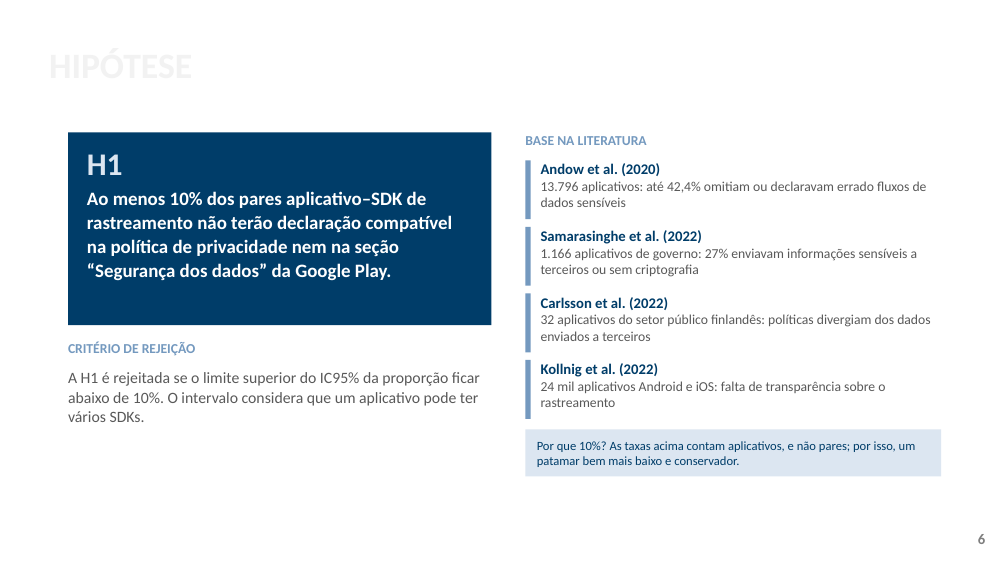
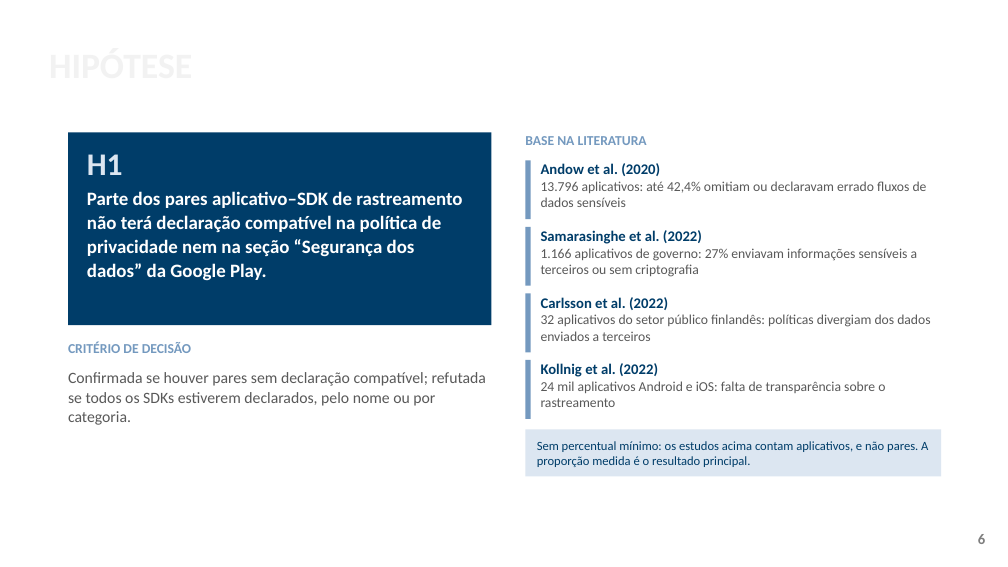
Before and after one commit to ClaudioAMF1/TCC, a slide deck: slide 6 of tcc/apresentacao/apresentacao-defesa-final.pptx. Drawn at 1008x567 pixels with LibreOffice and Linux fonts; fonts in the diff are those of the drawing; background and template pictures are left out. Boxes give left, top, right and bottom in pixels: in the first picture for what was removed or moved away, otherwise in the second. Text is boxed around its words. In the diff, an @@ line names an element or a change of style, - is before the commit and + after.

```diff
--- a/tcc/apresentacao/apresentacao-defesa-final.pptx
+++ b/tcc/apresentacao/apresentacao-defesa-final.pptx
@@ text at [87,191,462,281]: text changed @@
-Ao menos 10% dos pares aplicativo–SDK de rastreamento não terão declaração compatível na política de privacidade nem na seção “Segurança dos dados” da Google Play.
+Parte dos pares aplicativo–SDK de rastreamento não terá declaração compatível na política de privacidade nem na seção “Segurança dos dados” da Google Play.
@@ text at [68,342,191,353]: text changed @@
-CRITÉRIO DE REJEIÇÃO
+CRITÉRIO DE DECISÃO
@@ text at [68,372,486,425]: text changed @@
-A H1 é rejeitada se o limite superior do IC95% da proporção ficar abaixo de 10%. O intervalo considera que um aplicativo pode ter vários SDKs.
+Confirmada se houver pares sem declaração compatível; refutada se todos os SDKs estiverem declarados, pelo nome ou por categoria.
@@ text at [537,441,928,467]: text changed @@
-Por que 10%? As taxas acima contam aplicativos, e não pares; por isso, um patamar bem mais baixo e conservador.
+Sem percentual mínimo: os estudos acima contam aplicativos, e não pares. A proporção medida é o resultado principal.
```
Also in this commit, not shown: 4 other slides changed, 9 other files.
